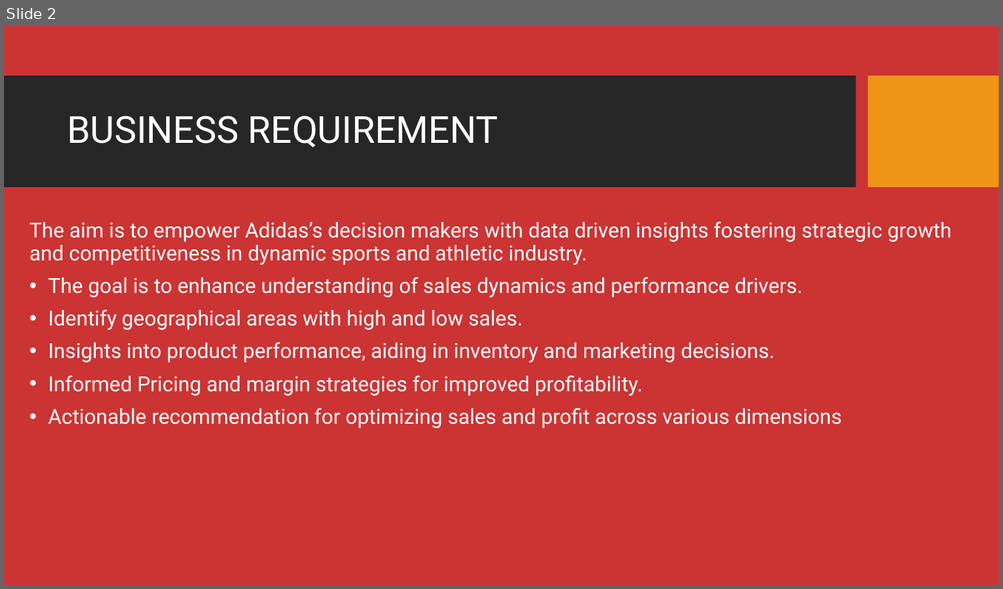
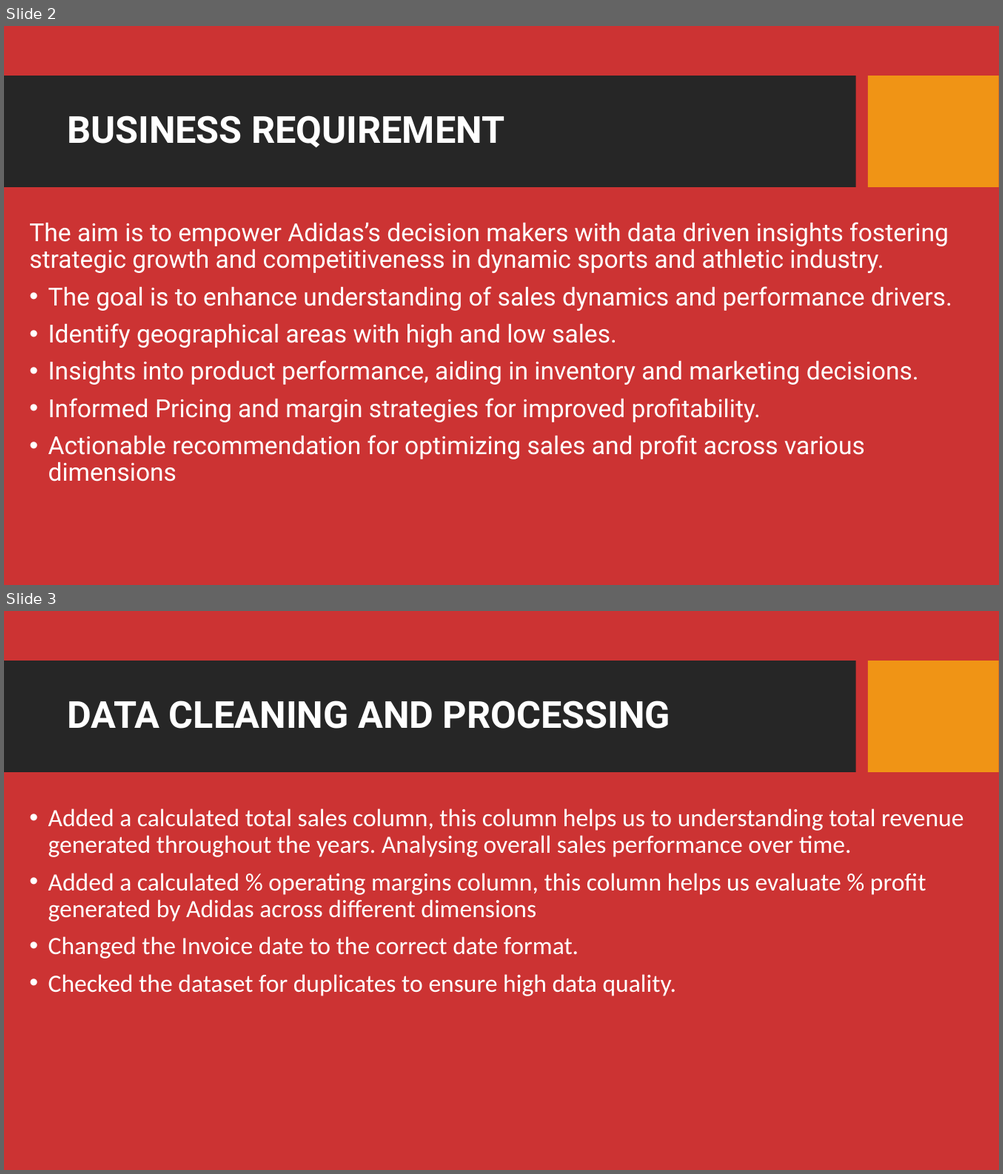
Before and after one commit to MaureenKamore/Adidas-Sales-Analysis, a slide deck: ADIDAS SALES ANALYSIS PROJECTS.pptx. Shown one above the other, each under a label of ours: slide 2 before the commit, slides 2 and 3 after it. The pictures are 1003x589 and 1003x1174 pixels, drawn with LibreOffice and Linux fonts; fonts in the diff are those of the drawing; background and template pictures are left out. Boxes give left, top, right and bottom in pixels: in the first picture for what was removed or moved away, otherwise in the second. Text is boxed around its words. In the diff, an @@ line names an element or a change of style, - is before the commit and + after.

```diff
--- a/ADIDAS SALES ANALYSIS PROJECTS.pptx
+++ b/ADIDAS SALES ANALYSIS PROJECTS.pptx
@@ slide 3 added at box(4, 611, 999, 1170), background picture (left out); not listed: 2 template elements that a slide beside it also shows @@
@@ title added at box(67, 701, 670, 729), 36 pt, text #FFFFFF, bold @@
+DATA CLEANING AND PROCESSING
@@ text added at box(48, 809, 963, 997), 24 pt, text #FFFFFF @@
+• Added a calculated total sales column, this column helps us to understanding total revenue generated throughout the years. Analysing overall sales performance over time.
+• Added a calculated % operating margins column, this column helps us evaluate % profit generated by Adidas across different dimensions
+• Changed the Invoice date to the correct date format.
+• Checked the dataset for duplicates to ensure high data quality.
@@ slide 2 changed as well @@
@@ title "BUSINESS REQUIREMENT" at box(67, 116, 504, 147): bold on @@
@@ text "The aim is to empower ..." at box(29, 222, 952, 482): size 20 to 24 pt @@
```
Also in this commit, not shown: 5 other slides changed, 2 other slides added, 4 slides removed.
